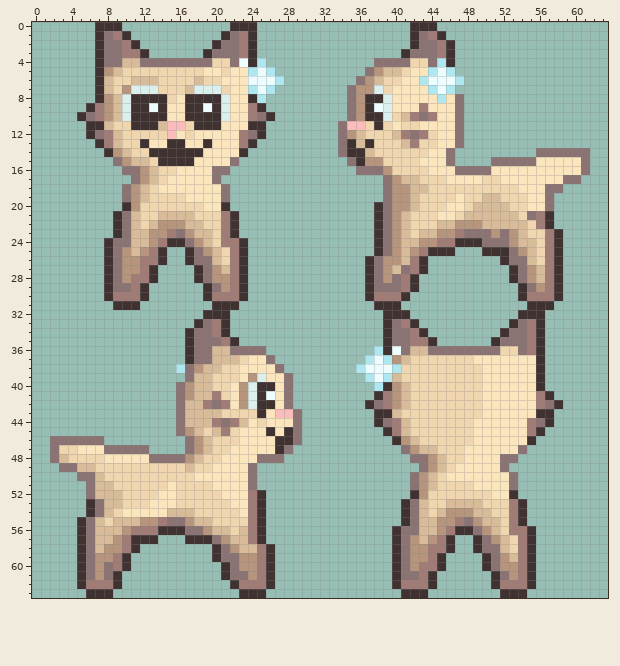
Pixel-art sprite -- Resources/Textures/_Goobstation/Mobs/Pets/carmob.rsi/car.png. That is the earlier state.
The file is 64x64 pixels.
New version:
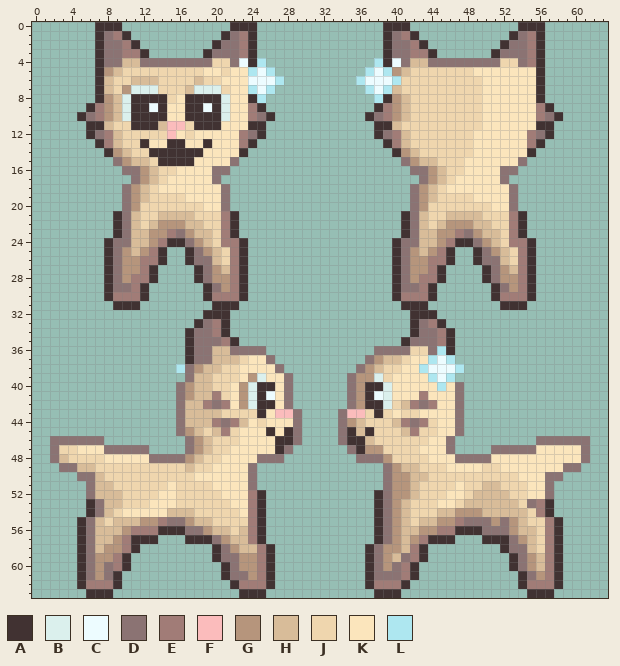
Palette (. is transparent): A #413232  B #dbf0ed  C #edfcff  D #8b7373  E #a17c77  F #fbbcbc  G #b6957c  H #d8bc99  J #efd6ae  K #fbe5bc  L #aee7f0
Edits made:
y 0: x 39..44 ...AAA -> AAA...; x 54..56 ... -> AAA
y 1: x 39..41 ... -> ADE; x 43..45 DEA -> ...; x 53..56 .... -> ADEA
y 2: x 39..46 ...ADDEA -> ADDEA...; x 52..56 ..... -> ADDEA
y 3: x 39..46 ..ADDDEA -> ADDEEA..; x 51..56 ...... -> ADDDEA
y 4: x 38..40 DDD -> LAC; x 42..43 JJ -> HH; x 45..56 LA.......... -> DDDDDDDJJDEA
y 5: x 37..56 DGHHJKKLCL.......... -> LCLGHJJJJJJJKKKKKKKA
y 6: x 36..56 DGHJJKKLCCCL......... -> LCCCLJJJJJJJJJKKKKKKA
y 7: x 35..56 DGGBJKKKKLCL.......... -> ..LCLHJJJJJJJJJKKKKKKA
y 8: x 35..56 DGAABKKKKKLKD......... -> ...LAGHJJJJJJJJKKKKKKA
y 9: x 35..57 DGACBKKKEKKKD.......... -> ...AEGHJJJJJJJJKKKKKKEA
y 10: x 35..36 DG -> ..; x 38..40 ABJ -> DEG; x 42..58 EDEKKD........... -> JJJJJJJJKKKKKKEDA
y 11: x 34..37 DFFJ -> ....; x 39..40 JK -> AH; x 43..57 KKKKD.......... -> JJJJJJJKKKKKKAA
y 12: x 34..43 DGHJJJHEDE -> ....ADEHJJ; x 45..57 KKD.......... -> JJJJKKKKKKEDA
y 13: x 34..40 DAHAJJJ -> .....AE; x 42 E -> J; x 45..56 KKD......... -> JJJJKKKKKKEA
y 14: x 34..42 DAAHJJJJJ -> ......AGH; x 44..61 KKD.........DDDDDD -> JJJJJKKKKKKA......
y 15: x 35..53 DAGGJJJJKKKD....DDD -> ......DGHHJJJKKKKKK; x 55..61 DKKKKKD -> .......
y 16: x 36..50 DDDGJJJJKKKDDDD -> ......DDGHJJKKK; x 52..61 KKKKKKKKKD -> DD........
y 17: x 39..46 DGHHJJJK -> ....DGHJ; x 50..60 JJKKKKKKKDD -> KKD........
y 18: x 39..44 DGGHHJ -> ...DGH; x 46..58 JJJJJJJJKKKDD -> KKKKKKKD.....
y 19: x 39..44 DGGHJJ -> ...DGH; x 47 K -> J; x 49..57 JHHJJJKKD -> KKKKD....
y 20: x 10 A -> D; x 21 A -> D; x 38..43 ADGGHJ -> ....DG; x 46..47 KK -> JJ; x 49..57 HHHHJJKKD -> JJKKD....
y 21: x 38..43 ADGHJJ -> ...ADH; x 45..47 KKJ -> JHH; x 50..57 HHHHJDEA -> JJJEA...
y 22: x 38..43 ADGHJJ -> ...ADH; x 46 H -> G; x 49 G -> H; x 51..57 HHHHJEA -> JJEA...
y 23: x 38..42 ADGHJ -> ...AD; x 49..58 DDGDGHJJEA -> GHHJEA....
y 24: x 38..45 ADGHHGGE -> ..ADDHHG; x 49..58 ADDDGHHJEA -> DGHJEEA...
y 25: x 38..41 ADGH -> ..AD; x 43..45 EAA -> HGE; x 49..58 .AAADGHJEA -> ADGHJEA...
y 26: x 37..46 ADGGHEA... -> ...ADGGEEA; x 49..58 ...ADDHJEA -> ADDHJEA...
y 27: x 37..40 ADGH -> ...A; x 42..45 EA.. -> GGEA; x 50..58 ...ADGHEA -> ADGHEA...
y 28: x 37..45 ADGDEA... -> ...ADGEEA; x 50..58 ...ADGHEA -> ADGGEA...
y 29: x 37..44 ADDDEA.. -> ...ADDEA; x 51..58 ...ADGEA -> ADGEA...
y 30: x 37..44 AEEEA... -> ...AEEEA; x 51..58 ...AEEEA -> AEEEA...
y 31: x 38..43 AAA... -> ...AAA; x 52..57 ...AAA -> AAA...
y 32: x 39..44 AAA... -> ...AAA; x 54..56 AAA -> ...
y 33: x 39..41 ADE -> ...; x 43..45 ... -> DEA; x 53..56 ADEA -> ....
y 34: x 39..46 ADDEA... -> ...ADDEA; x 52..56 ADDEA -> .....
y 35: x 39..46 ADDEEA.. -> ..ADDDEA; x 51..56 ADDDEA -> ......
y 36: x 38..40 LAC -> DDD; x 42..43 HH -> JJ; x 45..56 DDDDDDDJJDEA -> LA..........
y 37: x 37..56 LCLGHJJJJJJJKKKKKKKA -> DGHHJKKLCL..........
y 38: x 36..56 LCCCLJJJJJJJJJKKKKKKA -> DGHJJKKLCCCL.........
y 39: x 35..56 ..LCLHJJJJJJJJJKKKKKKA -> DGGBJKKKKLCL..........
y 40: x 35..56 ...LAGHJJJJJJJJKKKKKKA -> DGAABKKKKKLKD.........
y 41: x 35..57 ...AEGHJJJJJJJJKKKKKKEA -> DGACBKKKEKKKD..........
y 42: x 35..36 .. -> DG; x 38..40 DEG -> ABJ; x 42..58 JJJJJJJJKKKKKKEDA -> EDEKKD...........
y 43: x 34..37 .... -> DFFJ; x 39..40 AH -> JK; x 43..57 JJJJJJJKKKKKKAA -> KKKKD..........
y 44: x 34..43 ....ADEHJJ -> DGHJJJHEDE; x 45..57 JJJJKKKKKKEDA -> KKD..........
y 45: x 34..40 .....AE -> DAHAJJJ; x 42 J -> E; x 45..56 JJJJKKKKKKEA -> KKD.........
y 46: x 34..42 ......AGH -> DAAHJJJJJ; x 44..61 JJJJJKKKKKKA...... -> KKD.........DDDDDD
y 47: x 35..53 ......DGHHJJJKKKKKK -> DAGGJJJJKKKD....DDD; x 55..61 ....... -> DKKKKKD
y 48: x 36..50 ......DDGHJJKKK -> DDDGJJJJKKKDDDD; x 52..61 DD........ -> KKKKKKKKKD
y 49: x 39..46 ....DGHJ -> DGHHJJJK; x 50..60 KKD........ -> JJKKKKKKKDD
y 50: x 39..44 ...DGH -> DGGHHJ; x 46..58 KKKKKKKD..... -> JJJJJJJJKKKDD
y 51: x 39..44 ...DGH -> DGGHJJ; x 47 J -> K; x 49..57 KKKKD.... -> JHHJJJKKD
y 52: x 38..43 ....AG -> ADGGHJ; x 46..47 JJ -> KK; x 49..57 JJKKA.... -> HHHHJJKKD
y 53: x 38..43 ...ADH -> ADGHJJ; x 45..47 JHH -> KKJ; x 50..57 JJJEA... -> HHHHJDEA
y 54: x 38..43 ...ADH -> ADGHJJ; x 46 G -> H; x 49 H -> G; x 51..57 JJEA... -> HHHHJEA
y 55: x 38..42 ...AD -> ADGHJ; x 49..58 GHHJEA.... -> DDGDGHJJEA
y 56: x 38..45 ..ADDHHG -> ADGHHGGE; x 49..58 DGHJEEA... -> ADDDGHHJEA
y 57: x 38..41 ..AD -> ADGH; x 43..45 HGE -> EAA; x 49..58 ADGHJEA... -> .AAADGHJEA
y 58: x 37..46 ...ADGGEEA -> ADGGHEA...; x 49..58 ADDHJEA... -> ...ADDHJEA
y 59: x 37..40 ...A -> ADGH; x 42..45 GGEA -> EA..; x 50..58 ADGHEA... -> ...ADGHEA
y 60: x 37..45 ...ADGEEA -> ADGDEA...; x 50..58 ADGGEA... -> ...ADGHEA
y 61: x 37..44 ...ADDEA -> ADDDEA..; x 51..58 ADGEA... -> ...ADGEA
y 62: x 37..44 ...AEEEA -> AEEEA...; x 51..58 AEEEA... -> ...AEEEA
y 63: x 38..43 ...AAA -> AAA...; x 52..57 AAA... -> ...AAA
Pixel boxes of the changes (left, top, right, bottom) in both pictures:
changed: (338, 22, 590, 598)
changed: (122, 202, 131, 211)
changed: (221, 202, 230, 211)
